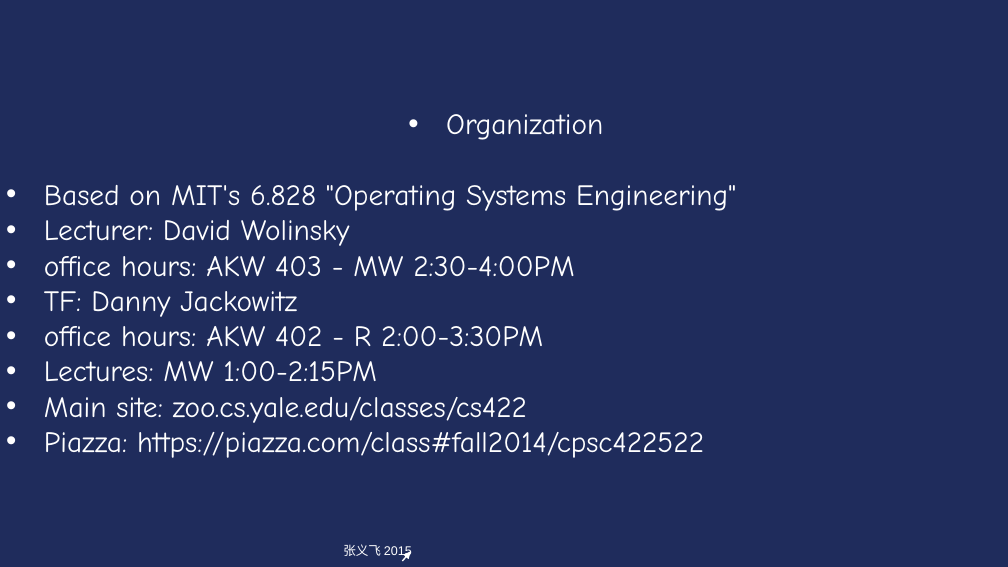
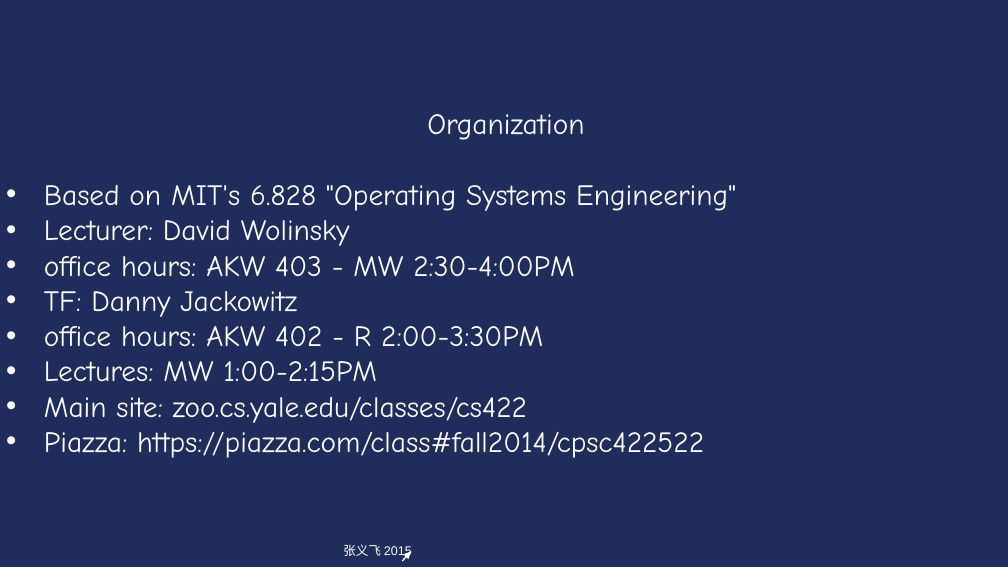
Before and after one commit to Rpersie/xv6-course, a slide deck: slide 3 of ppt/ppt-english/Lecture1-Operating Systems.ppt. Drawn at 1008x567 pixels with LibreOffice and Linux fonts; fonts in the diff are those of the drawing. Boxes give left, top, right and bottom in pixels: in the first picture for what was removed or moved away, otherwise in the second. Text is boxed around its words. In the diff, an @@ line names an element or a change of style, - is before the commit and + after.

Commit message:
更新第一章

```diff
--- a/ppt/ppt-english/Lecture1-Operating Systems.ppt
+++ b/ppt/ppt-english/Lecture1-Operating Systems.ppt
@@ text at box(427, 114, 584, 140): bullet • to none @@
```
